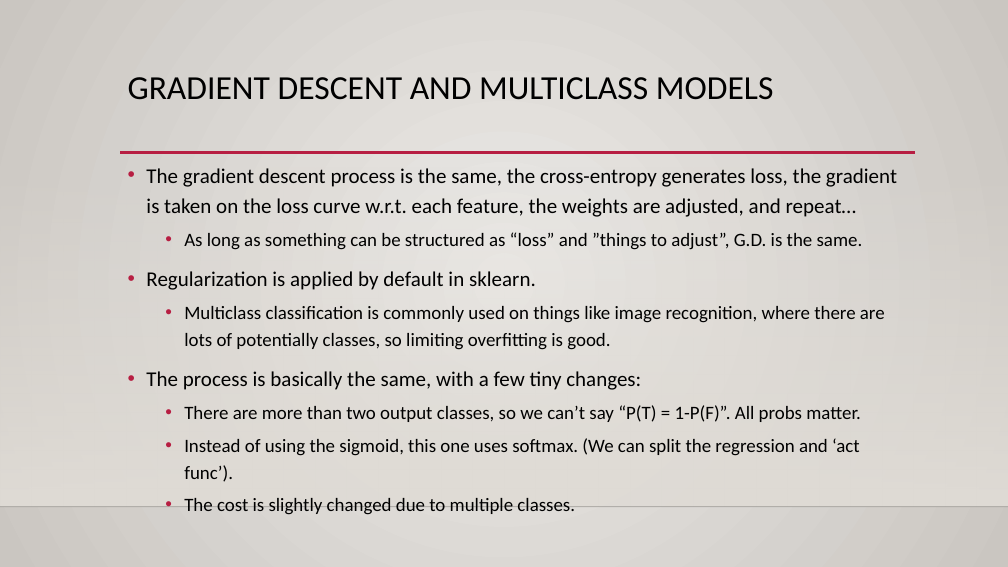
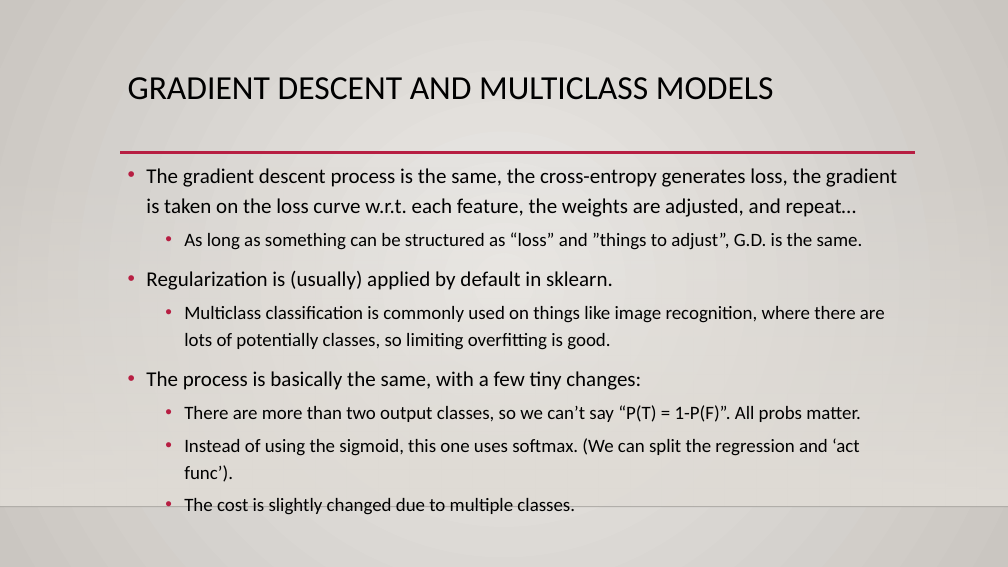
Before and after one commit to AkeemSemperDataScience/Intro_to_Machine_Learning_Students, a slide deck: slide 26 of reference_content/Slides/008_Log_Reg_Images.pptx. Drawn at 1008x567 pixels with LibreOffice and Linux fonts; fonts in the diff are those of the drawing; background and template pictures are left out. Boxes give left, top, right and bottom in pixels: in the first picture for what was removed or moved away, otherwise in the second. Text is boxed around its words. In the diff, an @@ line names an element or a change of style, - is before the commit and + after.

```diff
--- a/reference_content/Slides/008_Log_Reg_Images.pptx
+++ b/reference_content/Slides/008_Log_Reg_Images.pptx
@@ text at box(146, 271, 613, 290): text changed @@
-• Regularization is applied by default in sklearn.
+• Regularization is (usually) applied by default in sklearn.
```
Also in this commit, not shown: 3 other slides changed, 1 slide added, 2 other files.
